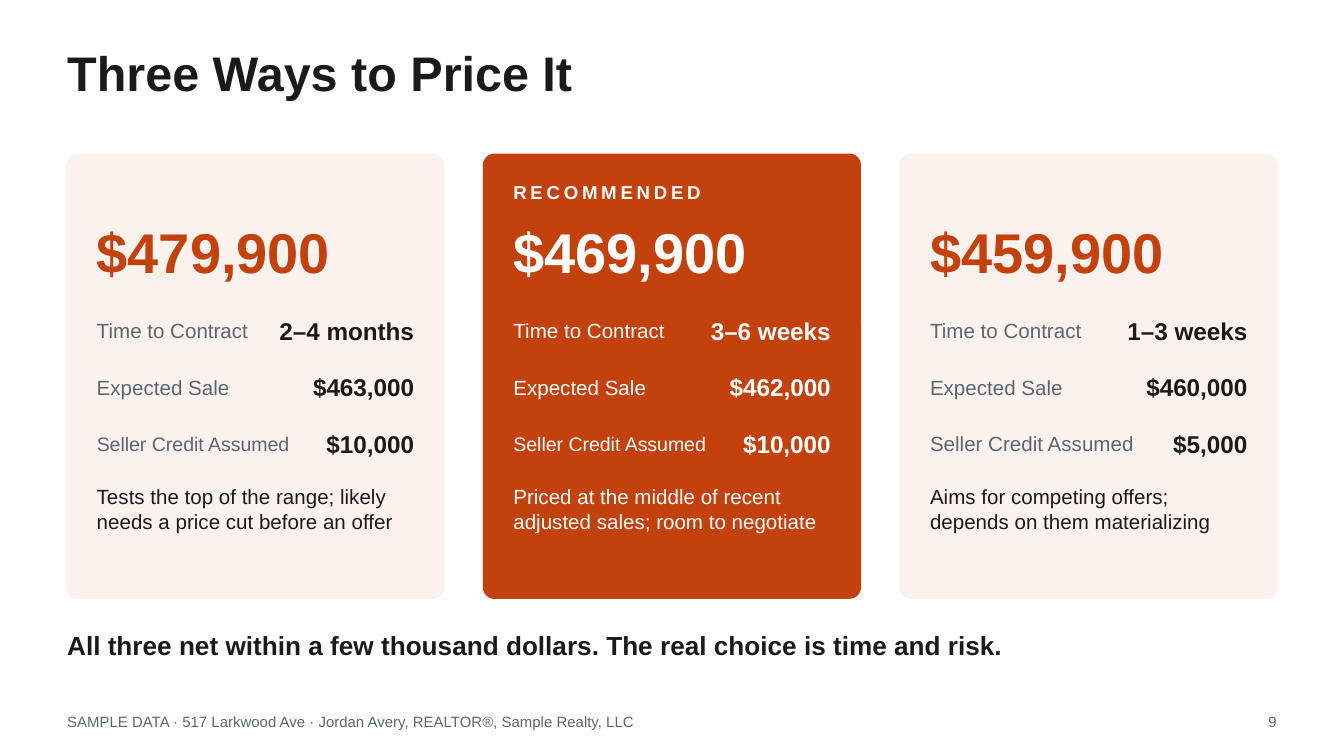
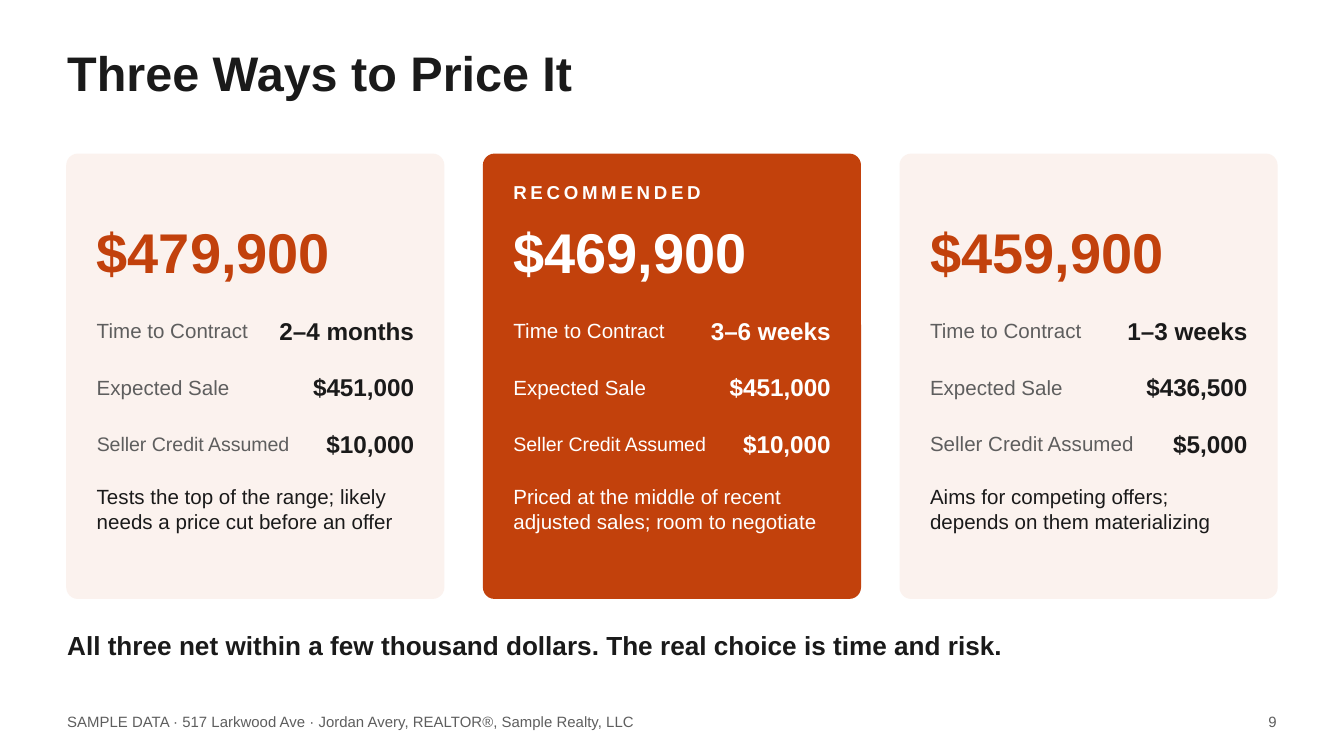
Before and after one commit to axelrivera/real-estate-skills, a slide deck: slide 9 of samples/seller-cma/517-Larkwood-Ave-Listing-Presentation.pptx. Drawn at 1344x756 pixels with LibreOffice and Linux fonts; fonts in the diff are those of the drawing. Boxes give left, top, right and bottom in pixels: in the first picture for what was removed or moved away, otherwise in the second. Text is boxed around its words. In the diff, an @@ line names an element or a change of style, - is before the commit and + after.

```diff
--- a/samples/seller-cma/517-Larkwood-Ave-Listing-Presentation.pptx
+++ b/samples/seller-cma/517-Larkwood-Ave-Listing-Presentation.pptx
@@ text at (x1=313, y1=378, x2=414, y2=400): text changed @@
-$463,000
+$451,000
@@ text at (x1=730, y1=378, x2=831, y2=400): text changed @@
-$462,000
+$451,000
@@ text at (x1=1146, y1=378, x2=1247, y2=400): text changed @@
-$460,000
+$436,500
@@ text colour #5A6672 to #5E5E5E in 8 elements at (x1=97, y1=323, x2=248, y2=338), (x1=97, y1=380, x2=229, y2=400), (x1=97, y1=437, x2=289, y2=451), (x1=930, y1=323, x2=1082, y2=338), (x1=930, y1=380, x2=1062, y2=399), (x1=930, y1=436, x2=1134, y2=451), (x1=67, y1=716, x2=633, y2=730), (x1=1268, y1=716, x2=1276, y2=727) @@
```
Also in this commit, not shown: 12 other slides changed, 9 other files.
